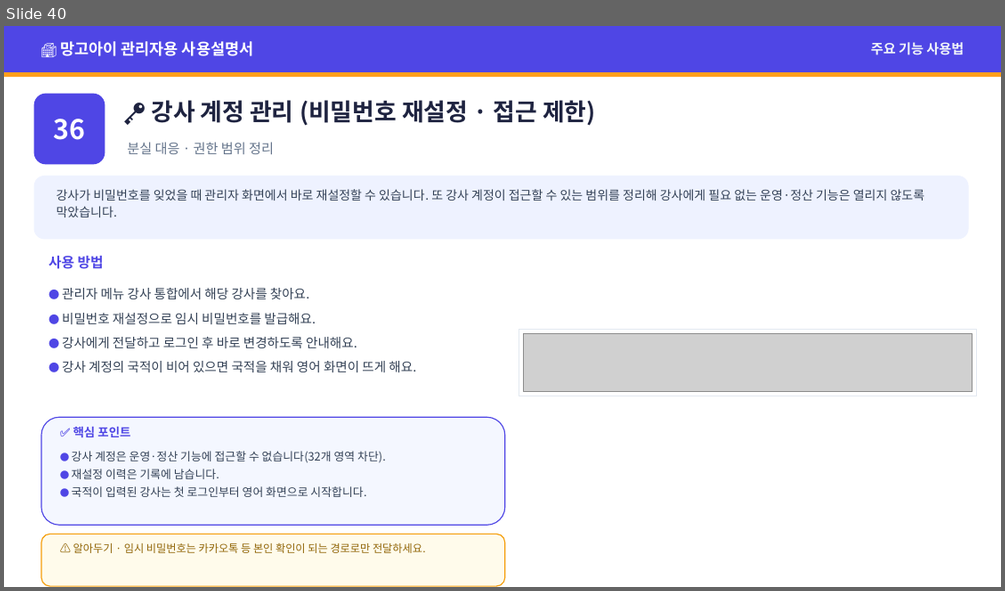
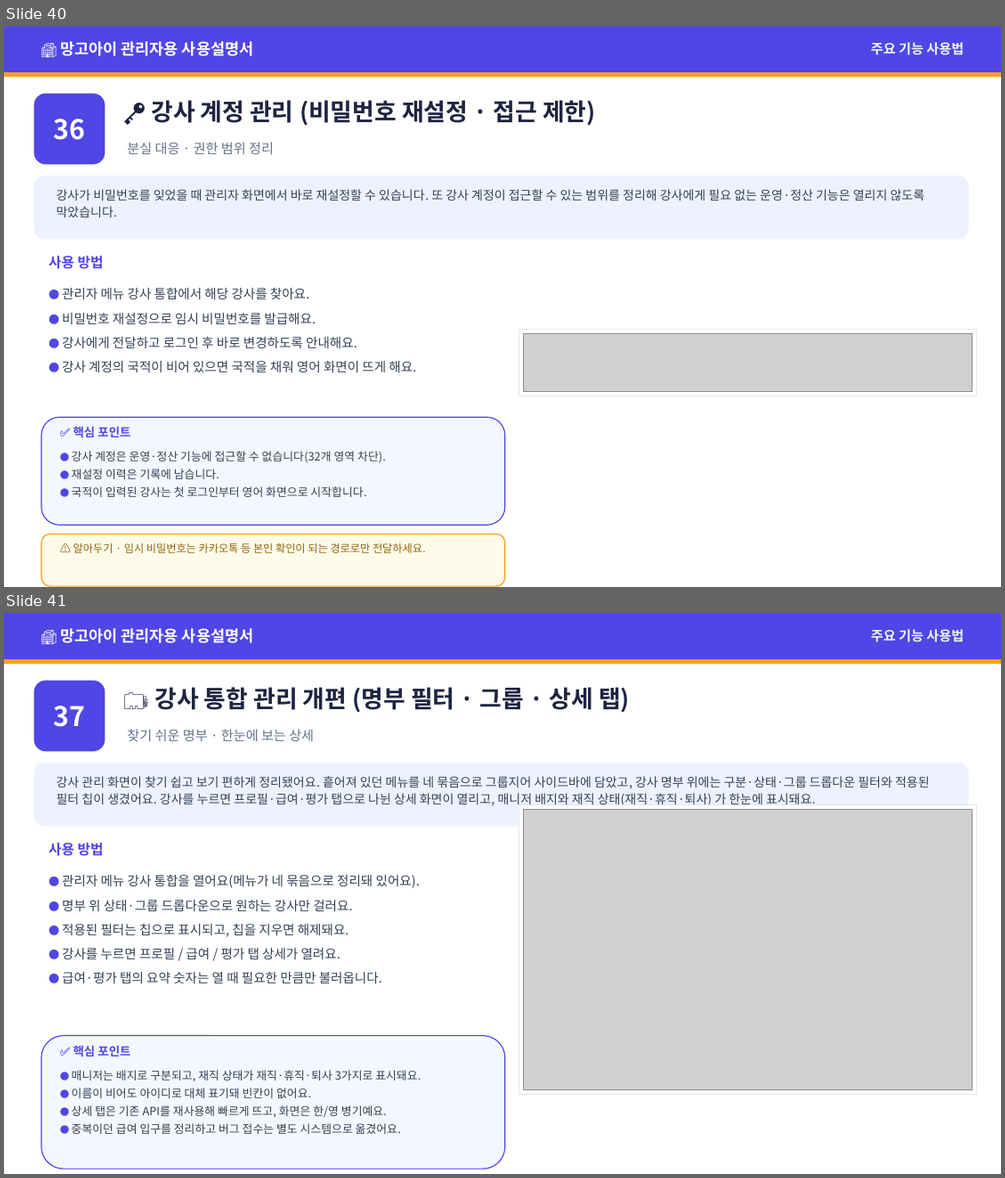
Before and after one commit to navy111p-sudo/mangoiweb, a slide deck: cloudflare-deploy/public/library/admin/admin-kr.pptx. Shown one above the other, each under a label of ours: slide 40 before the commit, slides 40 and 41 after it. The pictures are 1005x591 and 1005x1178 pixels, drawn with LibreOffice and Linux fonts; fonts in the diff are those of the drawing; grey boxes stand for pictures. Boxes give left, top, right and bottom in pixels: in the first picture for what was removed or moved away, otherwise in the second. Text is boxed around its words. In the diff, an @@ line names an element or a change of style, - is before the commit and + after.

```diff
--- a/cloudflare-deploy/public/library/admin/admin-kr.pptx
+++ b/cloudflare-deploy/public/library/admin/admin-kr.pptx
@@ slide 41 added at (x1=4, y1=613, x2=1001, y2=1174), background #FFFFFF @@
@@ rectangle added at (x1=4, y1=613, x2=1001, y2=659), fill #4F46E5 @@
@@ text added at (x1=60, y1=628, x2=253, y2=643), 15 pt, text #FFFFFF, bold @@
+🏫 망고아이 관리자용 사용설명서
@@ text added at (x1=871, y1=629, x2=963, y2=642), 13 pt, text #F1F5F9, bold @@
+주요 기능 사용법
@@ rectangle added at (x1=4, y1=659, x2=1001, y2=664), fill #FF9F1C @@
@@ rounded rectangle added at (x1=34, y1=681, x2=105, y2=751), fill #4F46E5 @@
@@ text added at (x1=154, y1=687, x2=630, y2=713), 23 pt, text #1E2340, bold @@
+🗂️ 강사 통합 관리 개편 (명부 필터 · 그룹 · 상세 탭)
@@ text added at (x1=54, y1=706, x2=86, y2=727), 26 pt, text #FFFFFF, bold @@
+37
@@ text added at (x1=127, y1=729, x2=314, y2=741), 13 pt, text #64748B @@
+찾기 쉬운 명부 · 한눈에 보는 상세
@@ rounded rectangle added at (x1=34, y1=763, x2=969, y2=826), fill #EEF2FF @@
@@ text added at (x1=57, y1=776, x2=930, y2=806), 12 pt, text #334155 @@
+강사 관리 화면이 찾기 쉽고 보기 편하게 정리됐어요. 흩어져 있던 메뉴를 네 묶음으로 그룹지어 사이드바에 담았고, 강사 명부 위에는 구분·상태·그룹 드롭다운 필터와 적용된 필터 칩이 생겼어요. 강사를 누르면 프로필·급여·평가 탭으로 나뉜 상세 화면이 열리고, 매니저 배지와 재직 상태(재직·휴직·퇴사) 가 한눈에 표시돼요.
@@ rectangle added at (x1=519, y1=804, x2=977, y2=1094), fill #FFFFFF, outline #E2E8F0 1 pt @@
@@ picture added at (x1=524, y1=809, x2=972, y2=1089) @@
@@ text added at (x1=48, y1=843, x2=104, y2=856), 13.5 pt, text #4F46E5, bold @@
+사용 방법
@@ text added at (x1=62, y1=875, x2=420, y2=983), 12.5 pt, text #334155 @@
+● 관리자 메뉴 강사 통합을 열어요(메뉴가 네 묶음으로 정리돼 있어요).
+● 명부 위 상태·그룹 드롭다운으로 원하는 강사만 걸러요.
+● 적용된 필터는 칩으로 표시되고, 칩을 지우면 해제돼요.
+● 강사를 누르면 프로필 / 급여 / 평가 탭 상세가 열려요.
+● 급여·평가 탭의 요약 숫자는 열 때 필요한 만큼만 불러옵니다.
@@ rounded rectangle added at (x1=41, y1=1036, x2=505, y2=1168), fill #F4F7FF, outline #4F46E5 1 pt @@
@@ text added at (x1=73, y1=1045, x2=130, y2=1056), 11.5 pt, text #4F46E5, bold @@
+✅ 핵심 포인트
@@ text added at (x1=72, y1=1070, x2=421, y2=1134), 11 pt, text #334155 @@
+● 매니저는 배지로 구분되고, 재직 상태가 재직·휴직·퇴사 3가지로 표시돼요.
+● 이름이 비어도 아이디로 대체 표기돼 빈칸이 없어요.
+● 상세 탭은 기존 API를 재사용해 빠르게 뜨고, 화면은 한/영 병기예요.
+● 중복이던 급여 입구를 정리하고 버그 접수는 별도 시스템으로 옮겼어요.
```
Also in this commit, not shown: 7 slides changed, 1 other slide added, 33 other files.
